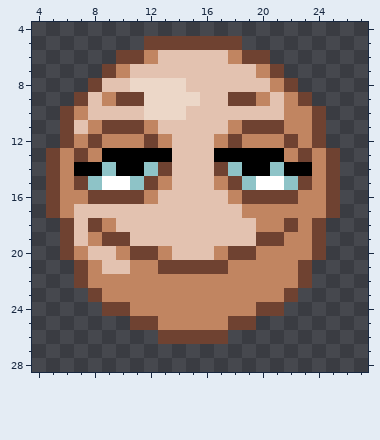
Two states of a pixel-art sprite, Advanced Zombie Run/res/drawable-hdpi/marqueurjoueur.png. This is how it looked before the edit.
The file is 32x32 pixels. Shown: x 4..27, y 4..28.
New version:
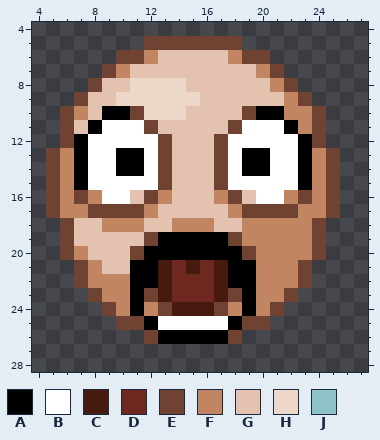
Palette (. is transparent): A #000000  B #ffffff  C #471a10  D #6f2820  E #6f4231  F #c18561  G #e3c2b0  H #ecd7c8  J #8ec3c7
The exact change:
y 9: x 9..11 FEE -> GHH; x 18..20 EEF -> GGG
y 10: x 9..11 GGG -> AAE; x 19..21 GGG -> EAA
y 11: x 8..12 FEEEF -> ABBBE; x 18..22 FEEEF -> EBBBA
y 12: x 7..13 FEFFFEF -> ABBBBBE; x 17..23 FEFFFEF -> EBBBBBA
y 13: x 7..9 EFA -> ABB; x 12..13 AA -> BE; x 17..18 AA -> EB; x 21..23 AFE -> BBA
y 14: x 8..9 AJ -> BB; x 12 J -> B; x 18 J -> B; x 21..22 JA -> BB
y 15: x 7..8 EJ -> AB; x 11..13 JEF -> BBE; x 17..19 FEJ -> EBB; x 22..23 JE -> BA
y 16: x 7..13 FEEEEFG -> EFBBGEF; x 17..23 GFEEEEF -> FEGBBFE
y 17: x 7..12 GGGGGG -> FEEEEF; x 18..22 GFFFF -> FEEEE
y 18: x 8 E -> G; x 10..11 GG -> FF; x 14..16 GGG -> FFF; x 19 G -> F; x 22 E -> F
y 19: x 8..10 FEE -> GGG; x 12..21 GGGGGGGGEE -> EAAAAAEFFF
y 20: x 10 F -> G; x 12..18 EFGGGFE -> AAAAAAA
y 21: x 11..19 FFEEEEEFF -> AACDCDCAA
y 22: x 11..19 FFFFFFFFF -> AACDDDCAA
y 23: x 11..19 FFFFFFFFF -> AECDDDCEA
y 24: x 10..11 EF -> FA; x 13..17 FFFFF -> ECCCE; x 19..20 FE -> AF
y 25: x 10 . -> E; x 12..18 EFFFFFE -> ABBBBBA; x 20 . -> E
y 26: x 12..18 .EEEEE. -> EAAAAAE
Pixel boxes of the changes (left, top, right, bottom) in both pictures:
changed: (74, 92, 312, 344)
